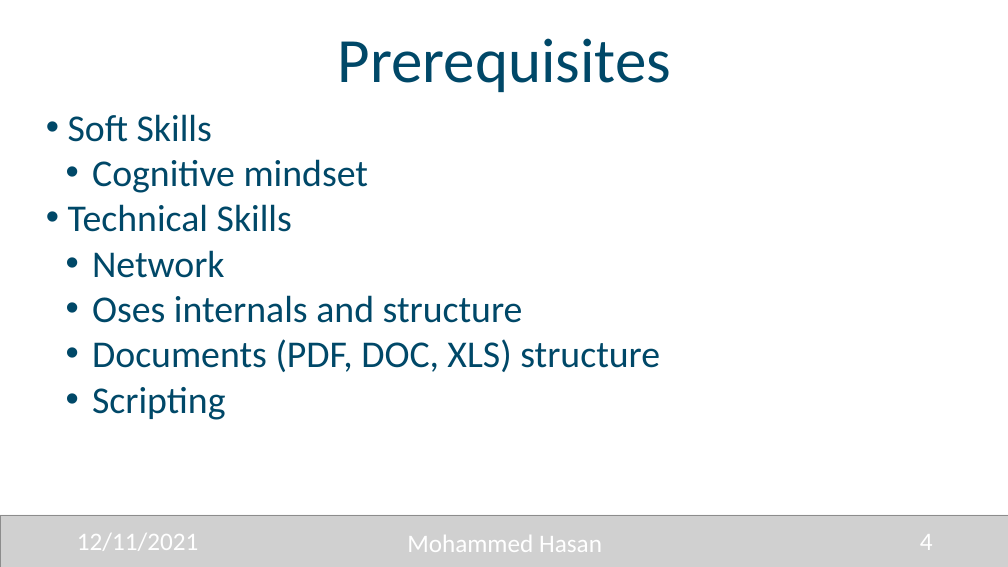
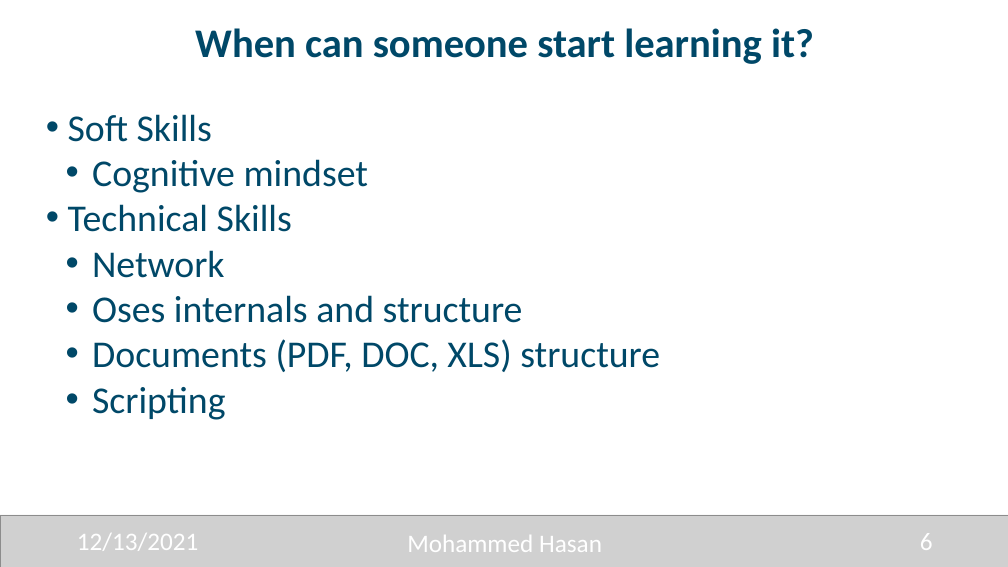
Before and after one commit to 0xHasanM/MISC, a slide deck: slide 6 of Talks/INSEC/INSEC.pptx (slide 4 before the commit). Drawn at 1008x567 pixels with LibreOffice and Linux fonts; fonts in the diff are those of the drawing; grey boxes stand for pictures. Boxes give left, top, right and bottom in pixels: in the first picture for what was removed or moved away, otherwise in the second. Text is boxed around its words. In the diff, an @@ line names an element or a change of style, - is before the commit and + after.

```diff
--- a/Talks/INSEC/INSEC.pptx
+++ b/Talks/INSEC/INSEC.pptx
@@ title at [195,28,814,64]: text changed; size 60 to 38.7 pt; bold on @@
-Prerequisites
+When can someone start learning it?
@@ text at [77,533,199,551]: text changed @@
-12/11/2021
+12/13/2021
@@ text at [920,533,933,550]: text changed @@
-4
+6
```
Also in this commit, not shown: 7 other slides changed, 3 slides added.
